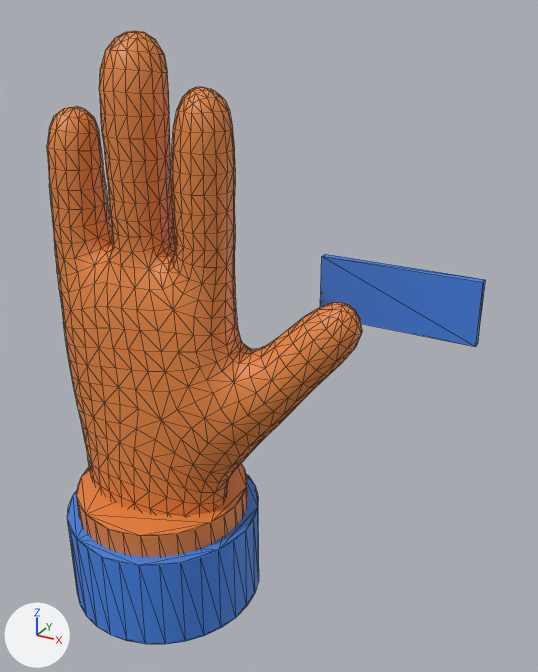
Two versions of the glTF model hand.gltf, one commit apart.
The view is the same before and after, from a camera (50 mm lens) standing at (0.27, -4.18, 1.0) and looking at (-1.68, -0.64, -0.77). The axes (+X, +Y, +Z) are drawn at lower left. The lights are the same throughout. Mesh edges are drawn as thin lines. Where no turn or scale is listed for an object, it has been applied to the vertices. Vertices at the same position are counted once.

Script lines for the objects in view, before the commit:
```python
me_handleft = bpy.data.meshes.new('HandLeft')
me_handleft.from_pydata(...)  # 1412 vertices, 2808 faces; spans x -0.87..1.48, y -0.71..0.9, z -2.44..1.07
# faces by material slot: [136, 2672]
me_handleft.materials.append(mat_material_001)
me_handleft.materials.append(mat_material_002)
ob_hand = bpy.data.objects.new('hand', me_handleft)
ob_hand.location = (-2.091, -0.84, -0.173)
```
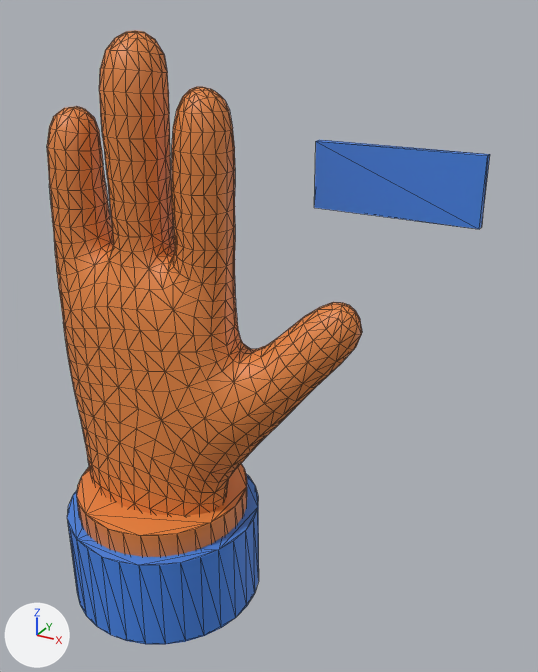
Pixel boxes [x1, y1, x2, y2] of what changed, in the pictures (538 x 672 px; the box of a moved part takes in the faces that stretch with it):
'hand', reshaped: before [47, 30, 486, 644]; after [47, 30, 490, 644]
part 1 of me_handleft, moved or reshaped: before [320, 254, 486, 347]; after [314, 140, 490, 229]

The change in detail:
me_handleft has 1412 vertices, 2808 faces and spans x -0.87..1.48, y -0.71..0.9, z -2.44..1.07.
me_handleft is used by ob_hand; location (-2.091, -0.84, -0.173).
me_handleft part 1: the loose piece of 8 vertices spanning x 0.44..1.48, y 0.84..0.9, z -0.69..-0.28 is moved by (-0.06, 0.0, 0.72).
